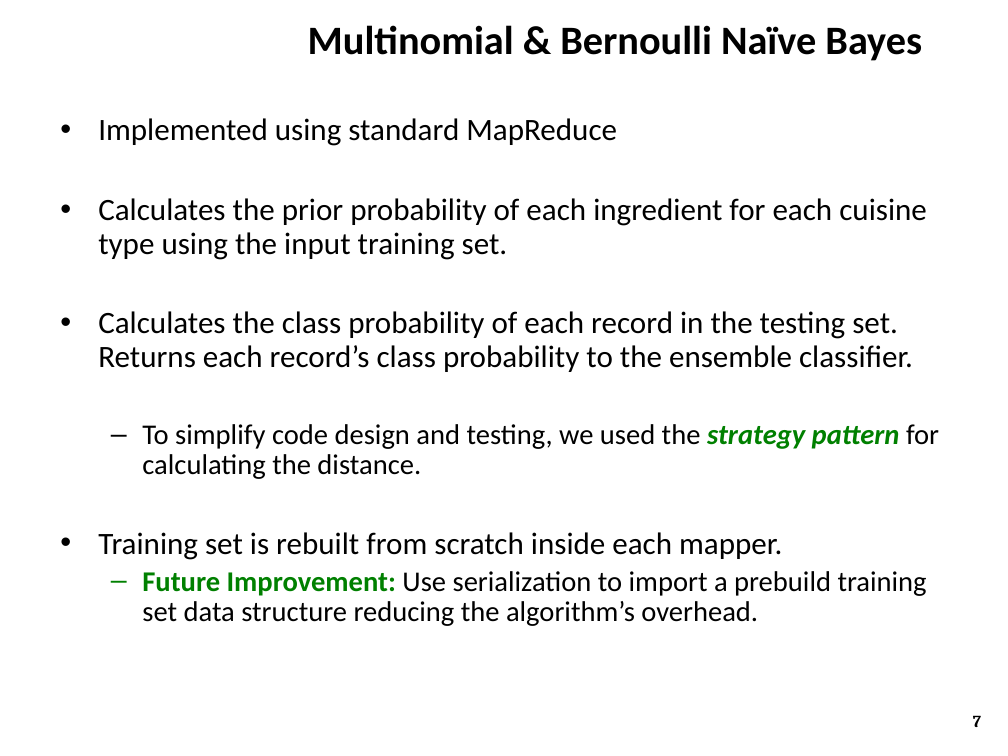
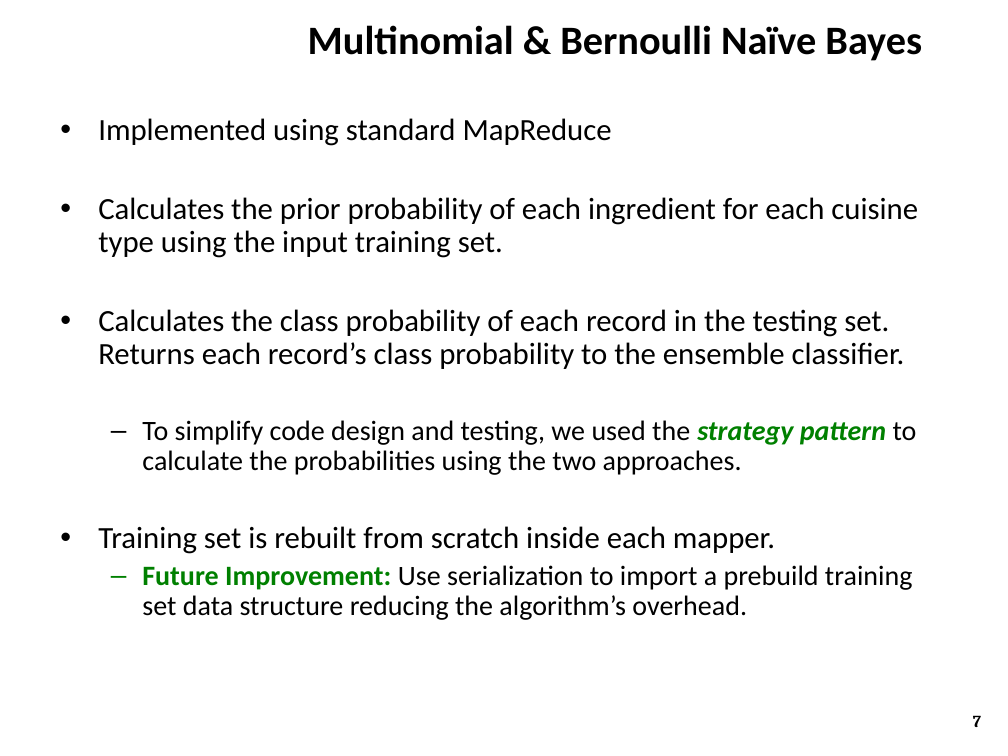
Before and after one commit to ZaydH/CS286_Project, a slide deck: slide 7 of Presentation/CS286 - Ensemble Classifier on AWS.pptx. Drawn at 1008x756 pixels with LibreOffice and Linux fonts; fonts in the diff are those of the drawing; background and template pictures are left out. Boxes give left, top, right and bottom in pixels: in the first picture for what was removed or moved away, otherwise in the second. Text is boxed around its words. In the diff, an @@ line names an element or a change of style, - is before the commit and + after.

```diff
--- a/Presentation/CS286 - Ensemble Classifier on AWS.pptx
+++ b/Presentation/CS286 - Ensemble Classifier on AWS.pptx
@@ text at (x1=98, y1=118, x2=918, y2=620): size 22.2 to 22 pt in "Implemented using standard MapReduce", "Calculates the prior probability of each ingredient ...", "Calculates the class probability of each record ...", "Training set is rebuilt from scratch inside ..."; size 20.4 to 20 pt in "Future Improvement: Use serialization to import a ..." @@
@@ text at (x1=142, y1=420, x2=917, y2=475): text changed; size 20.4 to 20 pt @@
-  – To simplify code design and testing, we used the strategy pattern for calculating the distance.
+  – To simplify code design and testing, we used the strategy pattern to calculate the probabilities using the two approaches.
```
Also in this commit, not shown: 3 other slides changed.
